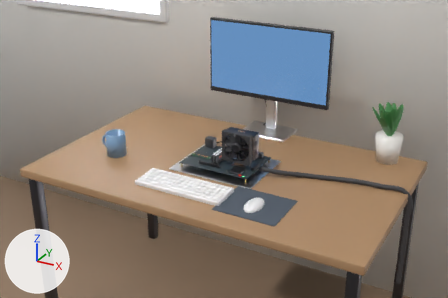
Before and after pictures for a commit that changed the glTF model public/models/desk-pc.glb.
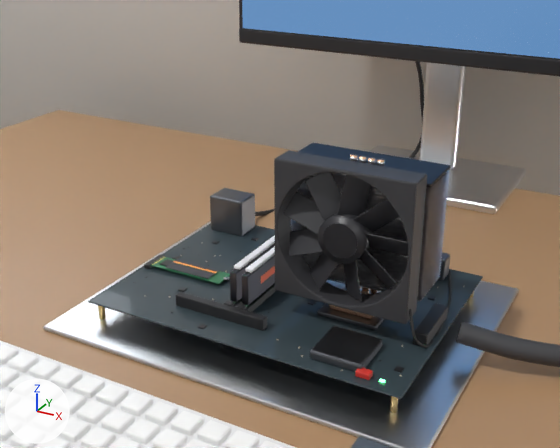
Each version is shown from a 50 mm camera at (1.079, -1.556, 1.798) aimed at (0.028, 0.356, 0.843), then close up from a 50 mm camera at (0.299, -0.146, 1.109) aimed at (0.021, 0.359, 0.857). Every picture has the same lights, and +X, +Y and +Z are marked at lower left. The older version's two pictures come first. Where no turn or scale is listed for an object, it has been applied to the vertices. Vertices at exactly the same position are counted once.

Before the edit, the objects in view are built like this:
```python
ob_fanrotor = bpy.data.objects.new('FanRotor', me_fanrotor)
ob_fanrotor.location = (0.0702, 0.3815, 0.848)
ob_part_cpu = bpy.data.objects.new('Part_CPU', me_part_cpu)
ob_part_cpu.location = (0.07, 0.4067, 0.8358)
ob_part_storage = bpy.data.objects.new('Part_Storage', me_part_storage)
ob_part_storage.location = (-0.0983, 0.4, 0.7679)
# also in view: 'Mon_Screen' at (0.0, 0.787, 1.076); 'Static_Room' at (0.0, 0.3, 1.29); 'Static_PC' at (0.27, 0.585, 0.641); 'Part_Memory' at (-0.019, 0.425, 0.788)
```
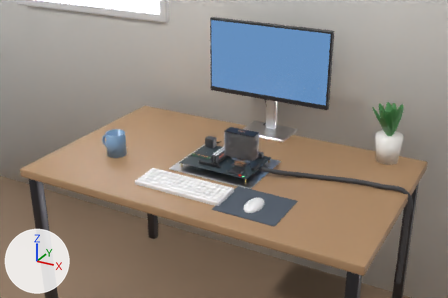
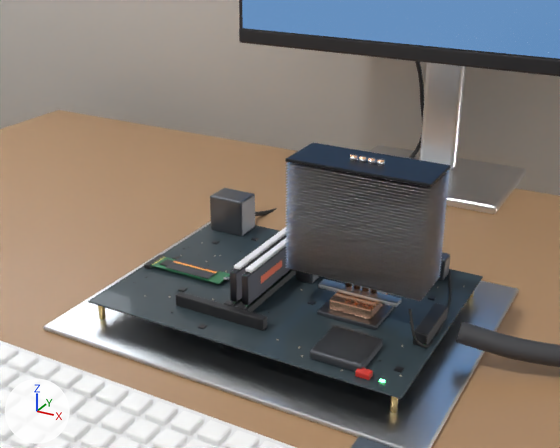
Where the newer file only moved an object's origin or applied its transform, the numbers keep the older frame.

Where the change shows, as pixel boxes (x1, y1, x2, y2) in the close-ups (560 x 448 px):
'Part_CPU', reshaped (6% narrower)
    before: (274, 143, 451, 330)
    after: (285, 143, 451, 330)
'FanRotor', deleted
    before: (283, 173, 408, 301)
    faces in mat_fanblade__pc (dark grey #303035): (283, 173, 408, 301)
    faces in mat_coolercap__pc (dark grey #303035): (323, 223, 358, 259)
part 1 of me_part_cpu, deleted
    before: (274, 150, 427, 324)

What the commit changed:
me_part_cpu is used by ob_part_cpu; location (0.07, 0.4067, 0.8358).
me_part_cpu had 1576 vertices, 2952 faces and spanned x -0.063..0.063, y -0.0378..0.0378, z -0.0722..0.0722.
me_part_cpu now has 784 vertices, 1368 faces and spans x -0.063..0.063, y -0.0192..0.0378, z -0.0722..0.0678.
me_part_cpu part 1: the loose piece of 792 vertices spanning x -0.06..0.06, y -0.0378..-0.0127, z -0.0478..0.0722 is deleted.
me_part_cpu no longer uses material mat_fanframe__pc (dark grey #38383c).
Object 'FanRotor' (ob_fanrotor) is deleted.
